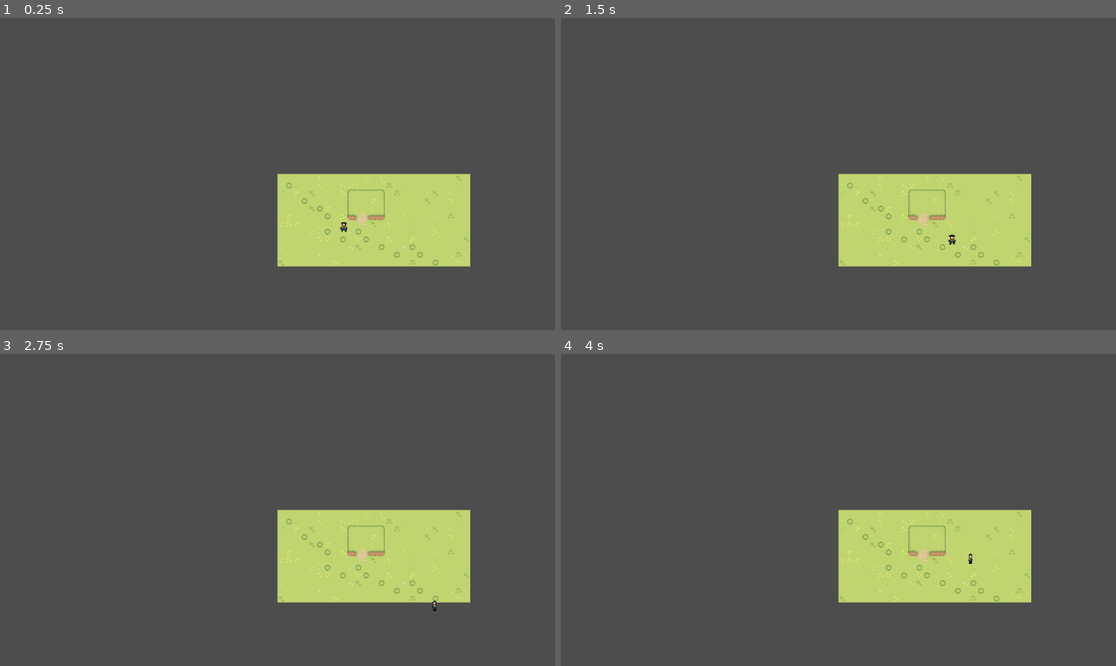
Above: before the commit, frames 1-4 (two rows, left to right).
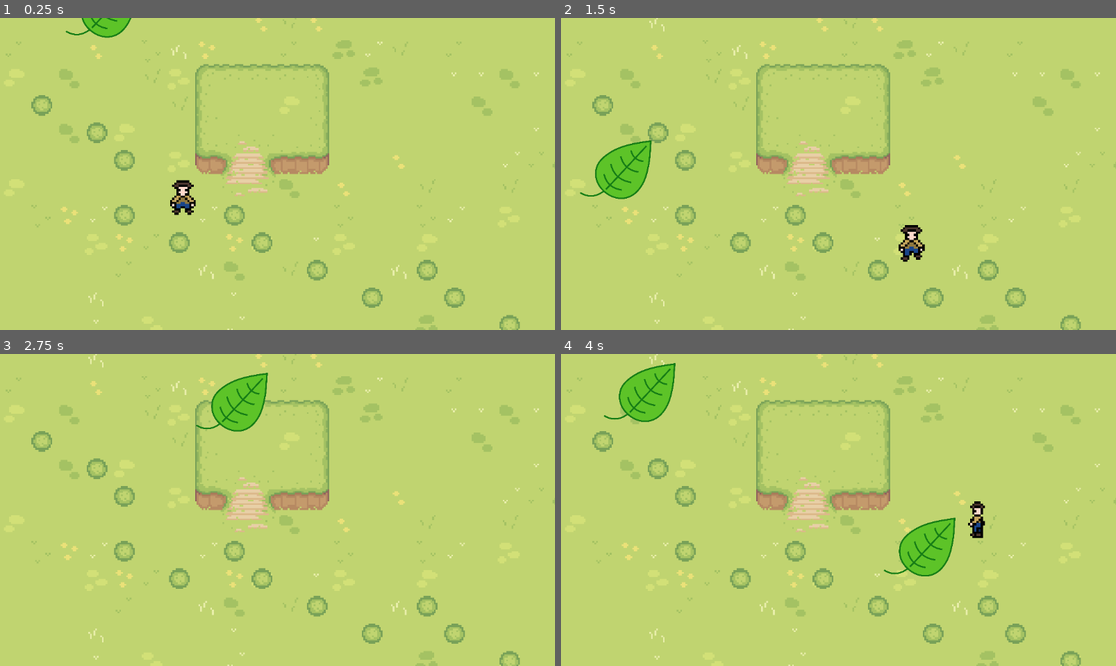
Above: after the commit, the same moments.

Repository: VishyZeFishy/Henhacks2026Team
Game: Godot game, scene res://world.tscn
Two runs of this game, one before a commit and one after it. Both use one fixed random seed, a clock stepped at 60 frames per second and the inputs below. The project has no main scene, so this scene is started directly.
Inputs (mouse positions are in pixels of both pictures, inside the frame that each line leads up to):
- Up to frame 1 (0.25 s): no input
- Up to frame 2 (1.5 s): move the mouse to (960, 158) at 0.52 s; press the mouse at (960, 158) at 0.53 s; hold Right (right) 0.53-1.28 s; tap C (chop) at 0.77 s; move the mouse to (727, 189) at 1.27 s; release the mouse at (727, 189) at 1.28 s; hold Down (down) from 1.28 s (still down); tap P (plant) at 1.35 s
- Up to frame 3 (2.75 s): tap C (chop) at 1.52 s; move the mouse to (333, 441) at 2.02 s; release Down (down) at 2.03 s; hold Right (right) from 2.03 s (still down); tap W (water) at 2.1 s
- Up to frame 4 (4 s): move the mouse to (810, 572) at 2.77 s; release Right (right) at 2.78 s; hold Up (up) 2.78-3.53 s; click (810, 572) at 2.85 s; tap C (chop) at 3.02, 3.77 s; move the mouse to (1005, 556) at 3.52 s; hold Left (left) from 3.53 s (still down); tap P (plant) at 3.6 s

The runs differ from the first frame. In frame 1, 91% of the frame differs, in the area x 0-100%, y 0-100%; in frame 2, 91%; in frame 3, 91%; in frame 4, 92%.

Commit message:
new files, time cycle, commit

Diff:
--- a/world.tscn
+++ b/world.tscn
@@ -3,6 +3,7 @@
 [ext_resource type="Texture2D" uid="uid://618nrotnx407" path="res://assets/Sprout Lands/Sprout Lands - Sprites - Basic pack/Tilesets/Grass.png" id="1_fj7yv"]
 [ext_resource type="Texture2D" uid="uid://bqmpineve2r3n" path="res://assets/Sprout Lands/Sprout Lands - Sprites - Basic pack/Tilesets/Hills.png" id="2_tlwt5"]
 [ext_resource type="PackedScene" uid="uid://cyp1uayj78m6w" path="res://scenes/theguy.tscn" id="3_tlwt5"]
+[ext_resource type="Texture2D" uid="uid://b3b2oo1w47r8c" path="res://assets/simple-leaf.png" id="4_aqk2v"]
 
 [sub_resource type="TileSetAtlasSource" id="TileSetAtlasSource_aqk2v"]
 texture = ExtResource("1_fj7yv")
@@ -185,7 +186,22 @@
 layer_2/tile_data = PackedInt32Array(327689, 1, 2, 327690, 589825, 5, 327691, 655361, 5, 327692, 65537, 2, 327693, 1310 …(308 unchanged characters)…
 
 [node name="Camera2D" type="Camera2D" parent="." unique_id=381719193]
+position = Vector2(193, 96)
+zoom = Vector2(3.57, 3.57)
 
 [node name="Theguy" parent="." unique_id=1929062567 instance=ExtResource("3_tlwt5")]
 position = Vector2(138, 111)
 scale = Vector2(0.125, 0.125)
+
+[node name="CPUParticles2D" type="CPUParticles2D" parent="." unique_id=507170553]
+position = Vector2(96, -15)
+texture = ExtResource("4_aqk2v")
+lifetime = 1.82
+speed_scale = 0.15
+randomness = 0.24
+direction = Vector2(1.69, 3.94)
+spread = 69.06
+initial_velocity_min = 306.93
+initial_velocity_max = 435.64
+scale_amount_min = 0.07
+scale_amount_max = 0.07
Not shown, added: assets/Sprout Lands/image.png.import
Binary file added: assets/simple-leaf.png
Not shown, added: assets/simple-leaf.png.import
